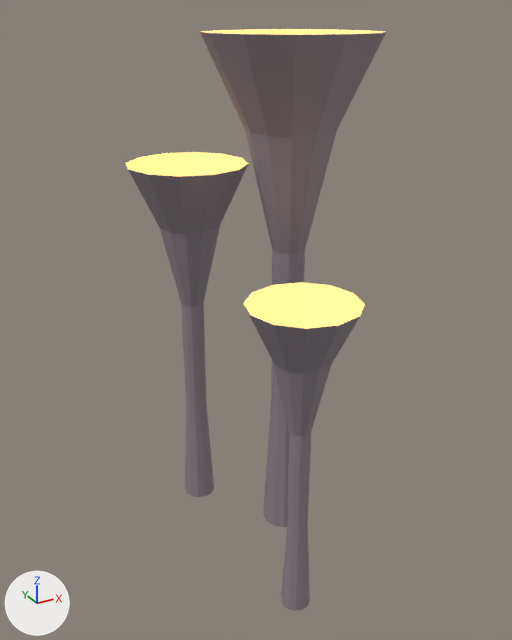
What one commit did to the glTF model assets/models/glowing_mushroom/trumpet_v02.glb.
The view is the same before and after, from a 50 mm lens placed at (-1.54, -2.51, 2.38), pointed at (-0.17, -0.01, 1.13). The axes (+X, +Y, +Z) are drawn at lower left. The lights are the same throughout. The picture after the commit comes second. Vertices at exactly the same position are counted once.

The first picture shows 'mushroom_trumpet_flesh_nocol', 'mushroom_trumpet_glow_nocol'.
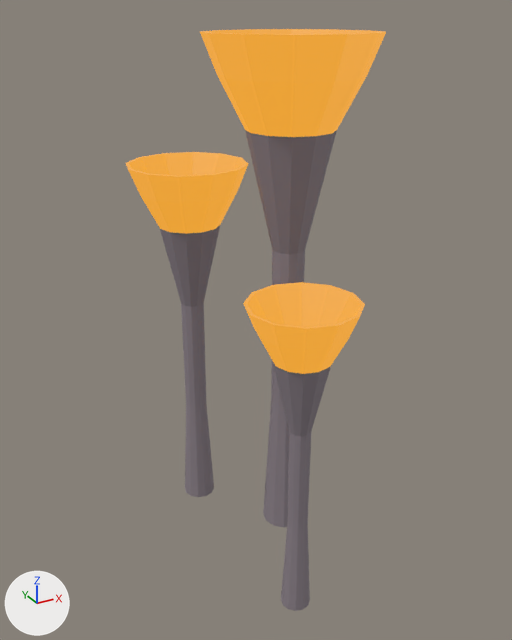
What the commit changed:
In material 'MushroomGlow_trumpet_v02' (mat_mushroomglow_trumpet_v02), emission_color goes from (1.0, 0.63, 0.19) (orange #ffd079) to (0.813, 0.341, 0.0163) (orange #e99e22).
In material 'MushroomGlow_trumpet_v02' (mat_mushroomglow_trumpet_v02), emission_strength goes from 1.508 to 1.0.
me_mushroom_trumpet_flesh is used by ob_mushroom_trumpet_flesh_nocol; location (0.0, 0.0, 0.0).
me_mushroom_trumpet_flesh had 180 vertices, 288 faces and spanned x -0.56..0.36, y -0.74..0.68, z 0.0..2.3.
me_mushroom_trumpet_flesh now has 144 vertices, 216 faces and spans x -0.43..0.19, y -0.64..0.55, z 0.0..1.93.
Part 1, on me_mushroom_trumpet_flesh:
24 vertices are removed from x -0.56..0.36, y -0.36..0.68, z 1.75..2.3.
48 faces are deleted.
Part 2, on me_mushroom_trumpet_flesh:
12 vertices are removed from x -0.47..-0.03, y -0.74..-0.3, z 1.4.
24 faces are deleted.
me_mushroom_trumpet_glow is used by ob_mushroom_trumpet_glow_nocol; location (0.0, 0.0, 0.0).
me_mushroom_trumpet_glow had 144 vertices, 216 faces and spanned x -0.561..0.358, y -0.741..0.678, z 0.927..2.297.
me_mushroom_trumpet_glow now has 216 vertices, 360 faces and spans x -0.561..0.358, y -0.741..0.678, z 0.927..2.297.
Part 3, on me_mushroom_trumpet_glow:
24 vertices are added at x -0.294..0.294, y -0.294..0.294, z 1.929..2.136.
48 new faces join them.
Part 4, on me_mushroom_trumpet_glow:
24 vertices are added at x -0.512..-0.064, y 0.181..0.629, z 1.47..1.628.
48 new faces join them.
Part 5, on me_mushroom_trumpet_glow:
24 vertices are added at x -0.431..-0.071, y -0.701..-0.342, z 1.18..1.306.
48 new faces join them.

Location of each change, [x1, y1, x2, y2] in pixels of the pictures (512 x 640 px):
'mushroom_trumpet_glow_nocol', recoloured, surface changed, reshaped
    before: [126, 29, 385, 329]
    after: [126, 29, 386, 374]
part 1 of me_mushroom_trumpet_flesh, deleted
    before: [129, 32, 386, 234]
part 2 of me_mushroom_trumpet_flesh, deleted
    before: [245, 307, 360, 374]
part 3 of me_mushroom_trumpet_glow, added
    after: [200, 32, 386, 137]
part 4 of me_mushroom_trumpet_glow, added
    after: [128, 164, 248, 234]
part 5 of me_mushroom_trumpet_glow, added
    after: [245, 307, 360, 374]
